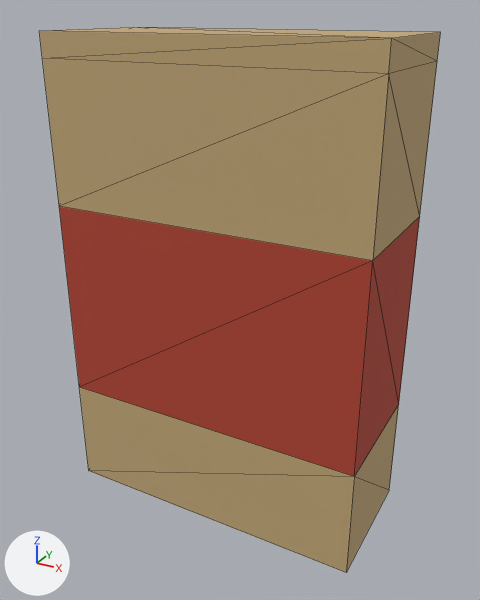
What one commit did to the glTF model packages/deadvox/src/content/base/assets/models/crackers.glb.
Rendered twice from a camera (50 mm lens) standing at (0.133, -0.237, 0.218) and looking at (0.003, -0.001, 0.1). The axes (+X, +Y, +Z) are drawn at lower left. The lights are the same throughout. The picture after the commit comes second. Mesh edges are drawn as thin lines. Where no turn or scale is listed for an object, it has been applied to the vertices. Vertices at exactly the same position are counted once.

Objects in the first picture: 'package:carton'.
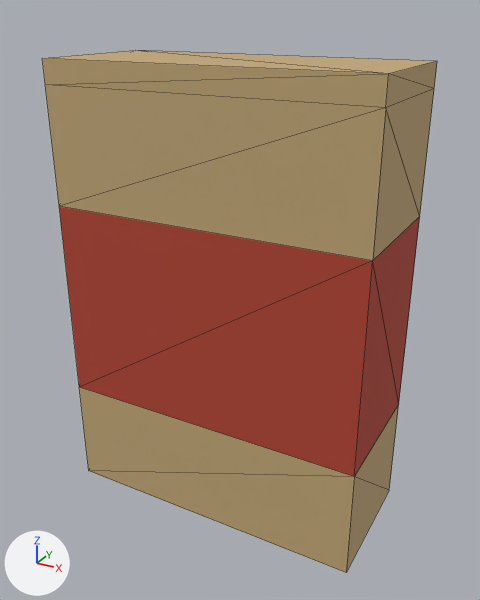
Location of each change, (x1, y1, x2, y2) in pixels of the pictures (480 x 600 px; the box of a moved part takes in the faces that stretch with it):
'package:carton', reshaped
    before: (39, 27, 441, 572)
    after: (42, 50, 437, 572)
part 1 of me_package_carton, moved or reshaped
    before: (39, 27, 441, 261)
    after: (42, 50, 437, 261)

The change in detail:
me_package_carton is used by ob_package_carton; location (0.0, 0.0, 0.0).
Before the commit, vertices of me_package_carton: 5 (0.07, 0.03, 0.2) at pixel (437, 61), 6 (0.07, -0.03, 0.2) at pixel (388, 73), 13 (-0.07, -0.03, 0.2) at pixel (42, 58), 14 (-0.07, 0.03, 0.2), 16 (0.07, 0.03, 0.21) at pixel (440, 32).
Before the commit, vertices of me_package_carton: 17 (0.07, -0.03, 0.21) at pixel (391, 38), 18 (-0.07, -0.03, 0.21) at pixel (39, 30), 19 (-0.07, 0.03, 0.21) at pixel (133, 27).
me_package_carton had 20 vertices, 36 faces and spanned x -0.07..0.07, y -0.03..0.03, z 0.0..0.21.
me_package_carton now has 20 vertices, 36 faces and spans x -0.07..0.07, y -0.03..0.03, z 0.0..0.2.
Part 1, on me_package_carton:
Vertices 5, 6, 13, 14, 16 to 19 of me_package_carton move by (0.0, 0.0, -0.01).
